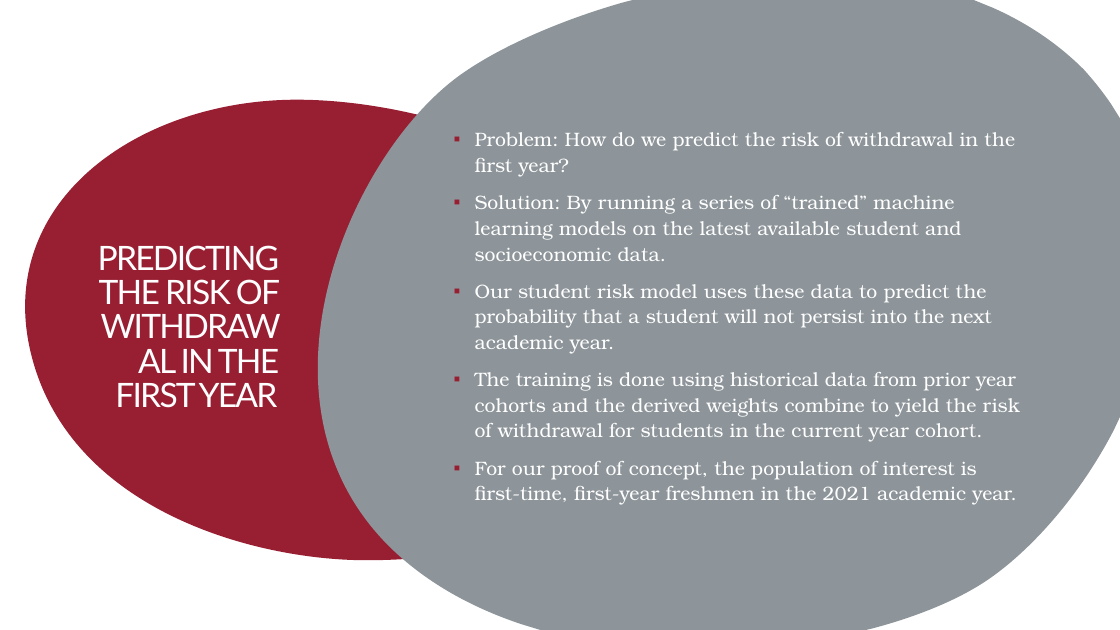
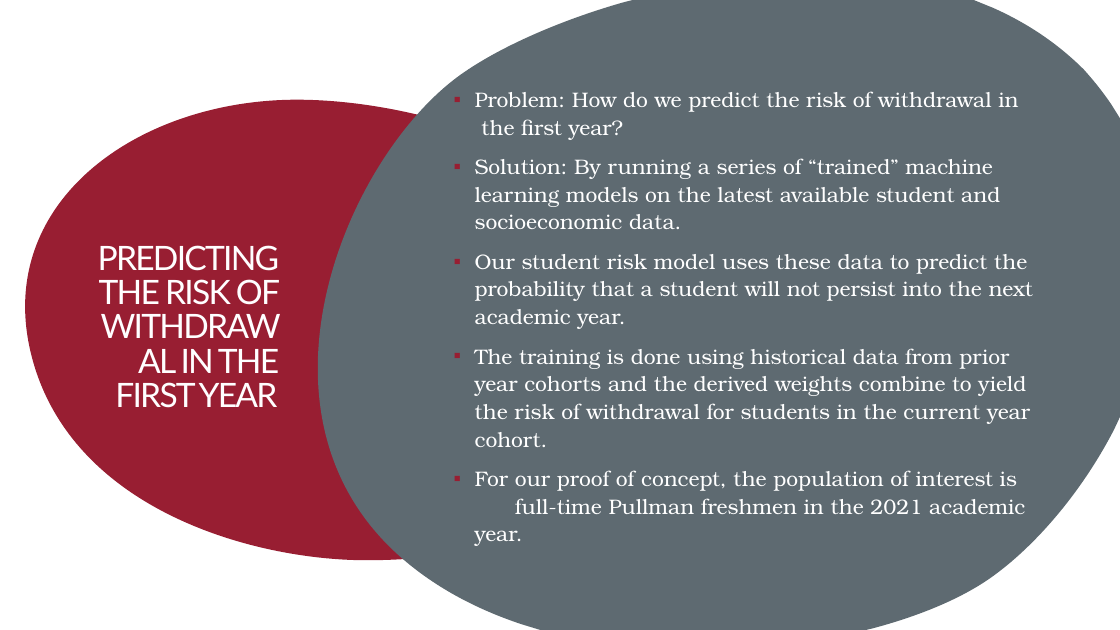
Before and after one commit to concrete-abstraction/student_risk_sagemaker, a slide deck: slide 2 of Documentation/student_risk_presentation.pptx. Drawn at 1120x630 pixels with LibreOffice and Linux fonts; fonts in the diff are those of the drawing. Boxes give left, top, right and bottom in pixels: in the first picture for what was removed or moved away, otherwise in the second. Text is boxed around its words. In the diff, an @@ line names an element or a change of style, - is before the commit and + after.

Commit message:
Revised presentation

```diff
--- a/Documentation/student_risk_presentation.pptx
+++ b/Documentation/student_risk_presentation.pptx
@@ background #8D959A to #5E6A71 @@
@@ freeform shape at <box>187,0,1120,630</box>: fill #8D959A to #5E6A71 @@
@@ text at <box>475,91,1033,447</box>: size 16.6 to 18 pt in "Problem: How do we predict the risk ...", "Solution: By running a series of “trained” ...", "Our student risk model uses these data ...", "The training is done using historical data ..." @@
@@ text at <box>475,470,1025,514</box>: text changed; size 16.6 to 18 pt @@
-▪ For our proof of concept, the population of interest is first-time, first-year freshmen in the 2021 academic year.
+▪ For our proof of concept, the population of interest is full-time Pullman freshmen in the 2021 academic year.
```
Also in this commit, not shown: 7 other slides changed.
